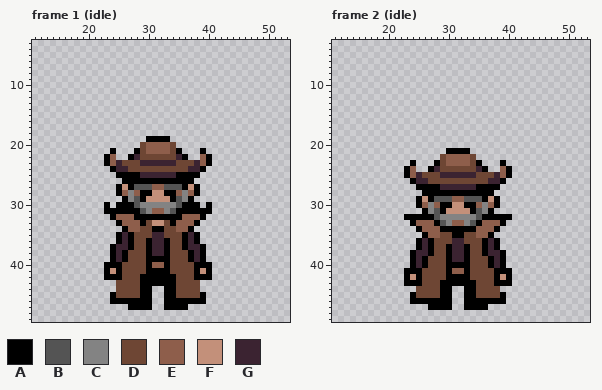
Pixel-art file: assets/entities/characters/npc/storyteller.ase. That is the earlier state.
64x64 pixels, 28 frames. Shown: frame 1 (idle): x 11..53, y 3..49; frame 2 (idle): x 11..53, y 3..49. The commit also changed other frames, which this record leaves out.
Visible layers, top first: "Layer 2", "Layer 1".
Palette (. is transparent): A #000000  B #545454  C #838383  D #6e4634  E #8e5e4b  F #c3907a  G #3b2331
Pixels before, frame 1 (idle), first column x 23:
19 .......AAAA.......
20 ......DEEEED......
21 .A...ADEEEEDA...A.
22 AE..AGDDDDDDGA..EA
23 AEGDDDGGGGGGDDDGEA
24 .AGGDDDDDDDDDDGGA.
25 ..AAAAGGGGGGAAAA..
26 ...AAAAAAAAAAAA...
27 ..AFABBBEEBBBAFA..
28 ..AECEAAFFAAECEA..
29 ...ACBAFFFFABCA...
30 A.AAABCCCCCCBAAA.A
31 AAAAAABCEECBAAAAAA
32 .AEEEAAAAAAAAEEEA.
33 ..AEEEADFFDAEEEA..
34 ...AEEDDAADDEEA...
35 ..AGADDDGGDDDAGA..
36 ..AGADDAGGADDAGA..
37 .AGGADDAGGADDAGGA.
38 .AGADDDAGGADDDAGA.
39 .AGADDDAAAADDDAGA.
40 AAADDDDAEEADDDDAAA
41 AFADDDDAAAADDDDAFA
42 AAADDDAAAAAADDDAAA
43 ..DDDDAAAAAADDDD..
44 ..DDDDAA..AADDDD..
45 .ADDDDAA..AADDDDA.
46 .AAAAAAA..AAAAAAA.
47 ....AAAA..AAAA....
Pixels before, frame 2 (idle), first column x 23:
21 .......AAAA.......
22 ......DEEEED......
23 .A...ADEEEEDA...A.
24 AE..AGDDDDDDGA..EA
25 AEGDDDGGGGGGDDDGEA
26 .AGGDDDDDDDDDDGGA.
27 ..AAAAGGGGGGAAAA..
28 ...AAAAAAAAAAAA...
29 ..AFABBBEEBBBAFA..
30 ..AECEAAFFAAECEA..
31 ...ACBAFFFFABCA...
32 AAAAABCCCCCCBAAAAA
33 .AEEEABCEECBAEEEA.
34 ..AEEEAAAAAAEEEA..
35 ...AEEDDAADDEEA...
36 ..AGADDDGGDDDAGA..
37 ..AGADDAGGADDAGA..
38 .AGGADDAGGADDAGGA.
39 .AGADDDAGGADDDAGA.
40 .AGADDDAAAADDDAGA.
41 AAADDDDAEEADDDDAAA
42 AFADDDDAAAADDDDAFA
43 AAADDDAAAAAADDDAAA
44 ..DDDDAA..AADDDD..
45 .ADDDDAA..AADDDDA.
46 .AAAAAAA..AAAAAAA.
47 ....AAAA..AAAA....
Now the later version:
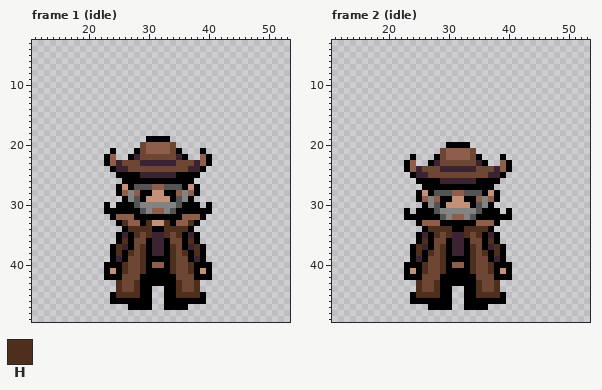
Colours new in this view: H #4e2e1c
Difference:
Changed rows in their new state; - is an unchanged pixel.
Frame 1 (idle), layer "Layer 1":
first column x 25:
33 -H---H--H---H-
34 --HHHH--HHHH--
35 ---H-H--H-H---
36 -H----------H-
37 H---H----H---H
38 H-H-H----H-H-H
39 ----H----H----
40 -H--H----H--H-
41 -H--H----H--H-
43 H--H------H--H
44 H--H------H--H
45 HHHH------HHHH
Frame 2 (idle), layer "Layer 1":
first column x 23:
20 -------AAAA-------
21 ------DEEEED------
22 -A---A------A---A-
23 AE--AG-DDDD-GA--EA
24 --GDDDGGGGGGDDDG--
25 .A-G--DDDDDD--G-A.
26 -.AAAAGGGGGGAAAA.-
27 --.---AAAAAA---.--
28 --AF-BBBEEBBB-FA--
29 ---ECEAAFFAAECE---
30 --.A-B-F--F-B-A.--
31 A-A-A-CCCCCC-A-A-A
32 -----AB-EE-BA-----
33 -.A--EAAAAAAE--A.-
34 --.AHHHH--HHHHA.--
35 --AGAH-HGGH-HAGA--
36 ---H---A--A---H---
37 -AH---H----H---HA-
38 --HAH-H----H-HAH--
39 ------H-AA-H------
40 A-AH--H-EE-H--HA-A
41 -F-H--H-AA-H--H-F-
42 -A----A----A----A-
43 ..H--H------H--H..
44 --H--H------H--H--
45 --HHHH------HHHH--
Boxes around the changes in both pictures, in picture pixels (x1, y1, x2, y2):
changed: (116, 220, 200, 298)
changed: (404, 142, 512, 298)
